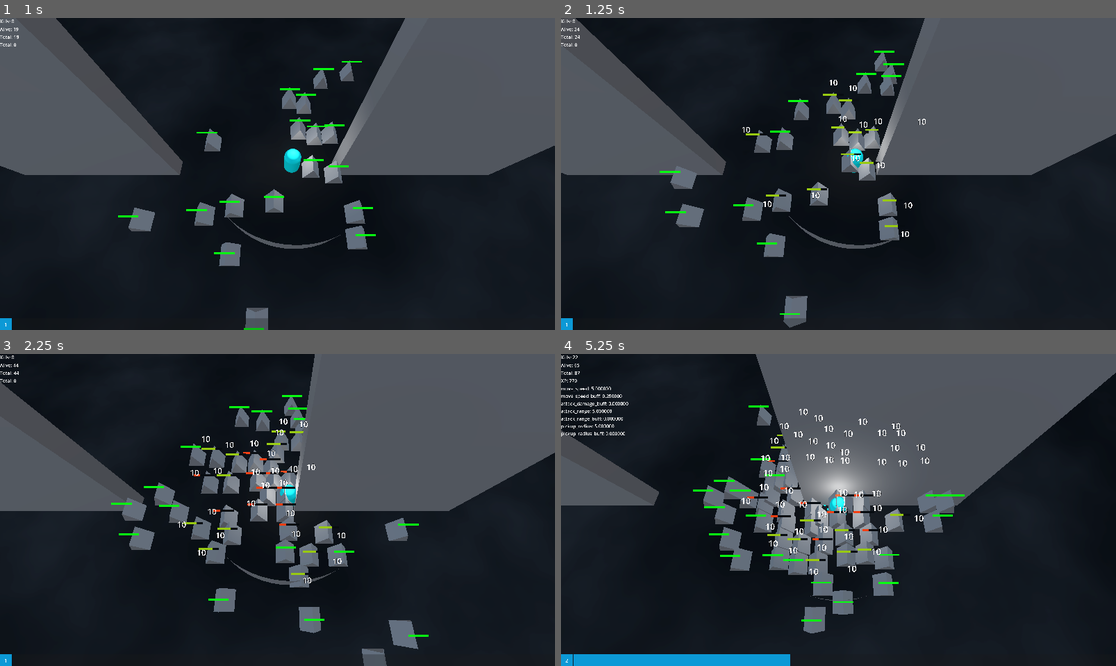
Above: before the commit, frames 1-4 (two rows, left to right).
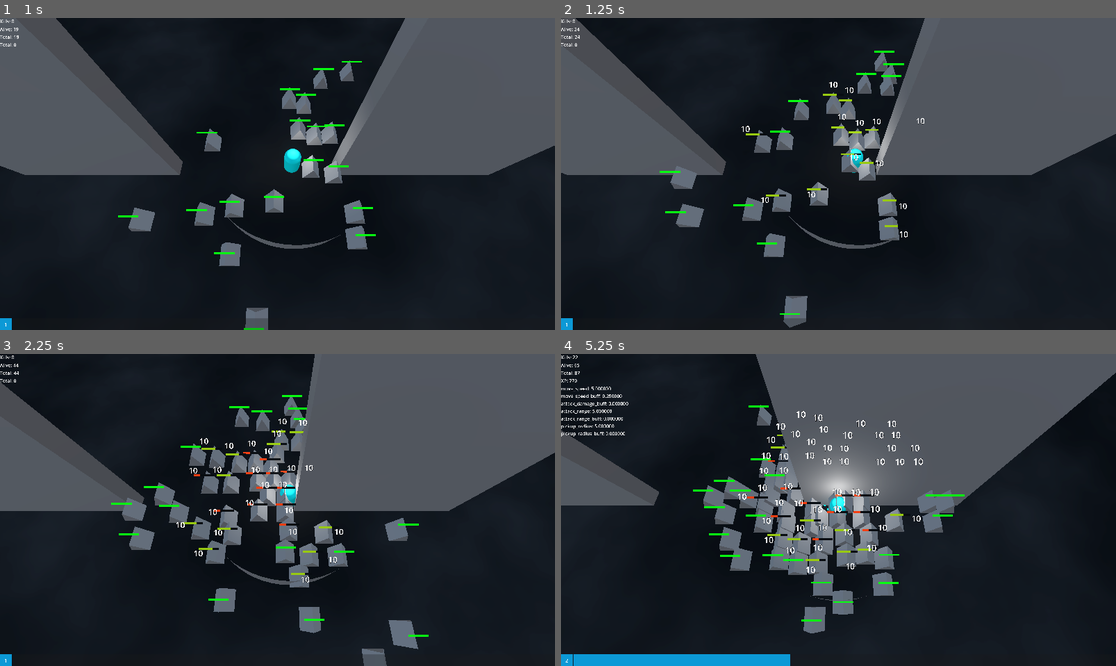
Above: after the commit, the same moments.

Repository: partkyle/GodotProjects
Game: Godot game, scene res://main.tscn
Same seed, same stepped clock (60 frames per second), same inputs: the game is played once before the commit and once after it. The engine's default icon, where the game draws it, is replaced by a stand-in: a white triangle on a blue panel in a dark square.
Inputs (mouse positions are in pixels of both pictures, inside the frame that each line leads up to):
- Up to frame 1 (1 s): tap Enter (ui_accept) at 0.5, 0.77 s; move the mouse to (399, 158) at 0.52 s; hold D (move_right) from 0.53 s (still down); hold F from 0.53 s (still down); click (399, 158) at 0.67 s
- Up to frame 2 (1.25 s): keep holding D (move_right); keep holding F
- Up to frame 3 (2.25 s): release D (move_right) at 1.25 s; release F at 1.25 s; drag from (166, 525) to (249, 572) at 1.27 s; move the mouse to (333, 441) at 2.02 s; hold D (move_right) from 2.03 s (still down); hold F from 2.03 s (still down)
- Up to frame 4 (5.25 s): release D (move_right) at 2.75 s; release F at 2.75 s; drag from (810, 572) to (672, 463) at 2.77 s; move the mouse to (1005, 556) at 3.52 s; hold A (move_left) 3.53-4.25 s; hold F 3.53-4.25 s; tap Enter (ui_accept) at 3.77, 4.25 s; drag from (672, 463) to (755, 432) at 4.27 s; move the mouse to (866, 510) at 5.02 s; hold S (move_down) from 5.03 s (still down); hold F from 5.03 s (still down); click (866, 510) at 5.17 s

Frame 1 is identical in both runs. In frame 2, 0.3% of the frame differs, in the area x 32-66%, y 19-71%; in frame 3, 0.5%; in frame 4, 1.2%, in the area x 31-67%, y 17-71%.

Commit message:
make the damage less uniform

Diff:
--- a/RetroSurvivor/damage_popup.gd
+++ b/RetroSurvivor/damage_popup.gd
@@ -1,14 +1,14 @@
 class_name DamagePopup
 extends Label3D
 
-@export var time := 0.4
-@export var speed := 1.0
+@export var time := randf_range(0.4, 0.6)
+@export var speed := 0.1
 
 @onready var direction := random_direction()
 
 var acc := 0.0
 
-@onready var double_scale := scale * 2.0
+@onready var double_scale := scale * randf_range(1.8, 2.2)
 
 func _process(delta):
 	transform.origin += direction*speed*delta
